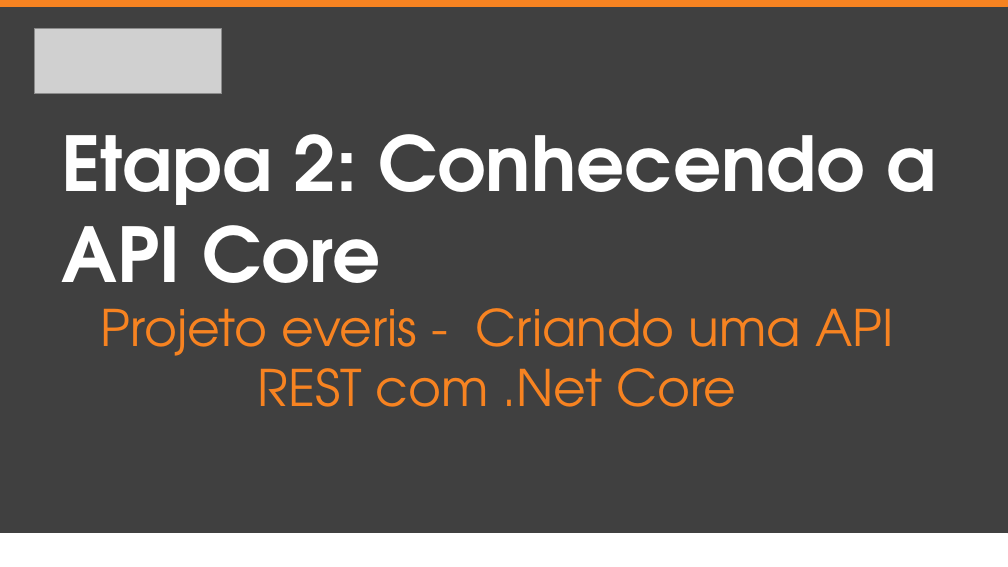
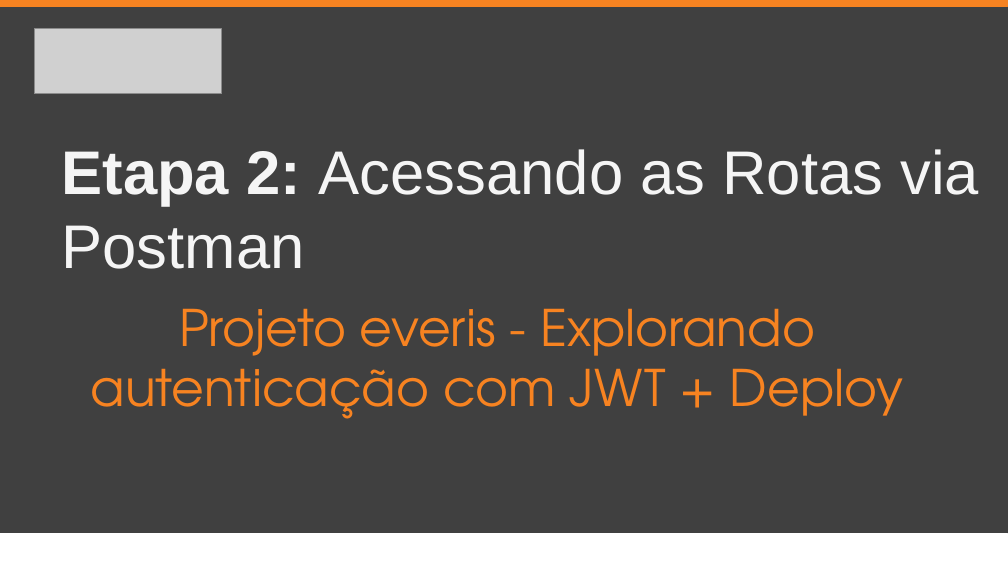
Before and after one commit to everis-New-Talents-NET/EverisStore, a slide deck: slide 19 of slide/Projeto everis - API REST .Net Core com JWT.pptx (slide 13 before the commit). Drawn at 1008x567 pixels with LibreOffice and Linux fonts; fonts in the diff are those of the drawing; grey boxes stand for pictures. Boxes give left, top, right and bottom in pixels: in the first picture for what was removed or moved away, otherwise in the second. Text is boxed around its words. In the diff, an @@ line names an element or a change of style, - is before the commit and + after.

```diff
--- a/slide/Projeto everis - API REST .Net Core com JWT.pptx
+++ b/slide/Projeto everis - API REST .Net Core com JWT.pptx
@@ text at [62,149,979,269]: text changed; size 54 to 44 pt; font TeX Gyre Adventor to Arial; text colour #FFFFFF to #F5F5F5; bold off @@
-Etapa 2: Conhecendo a API Core
+Etapa 2: Acessando as Rotas via Postman
@@ text at [91,308,904,419]: text changed @@
-Projeto everis - Criando uma API REST com .Net Core
+Projeto everis - Explorando autenticação com JWT + Deploy
```
Also in this commit, not shown: 9 other slides changed, 7 slides added, 5 slides removed.
